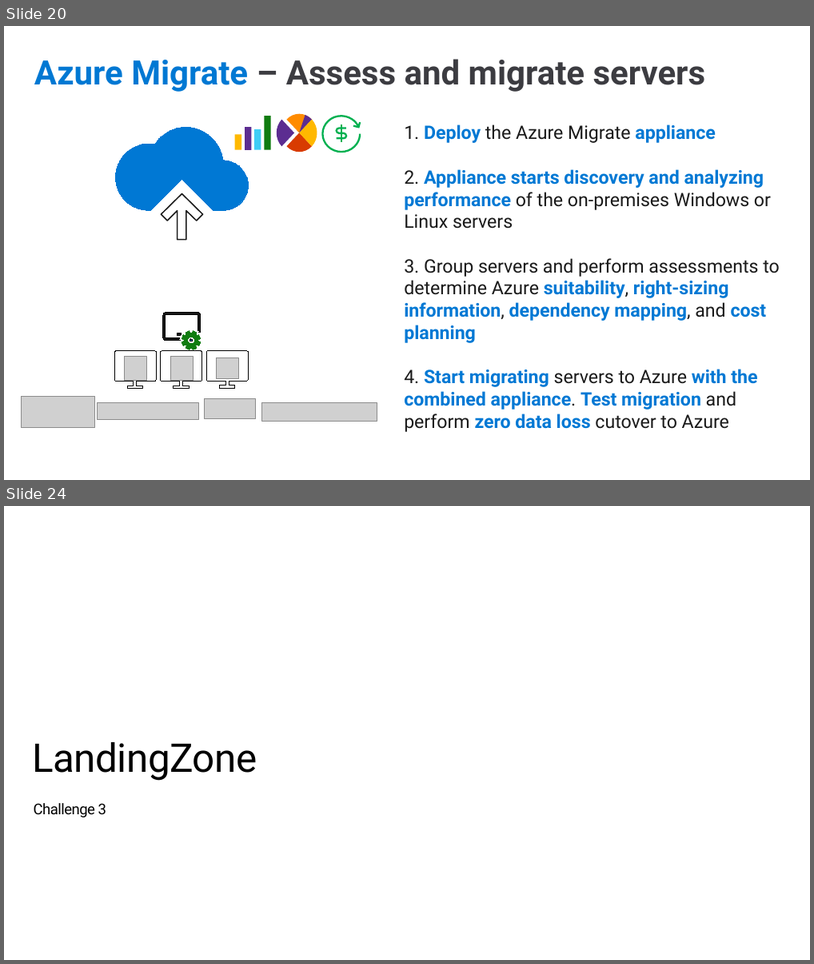
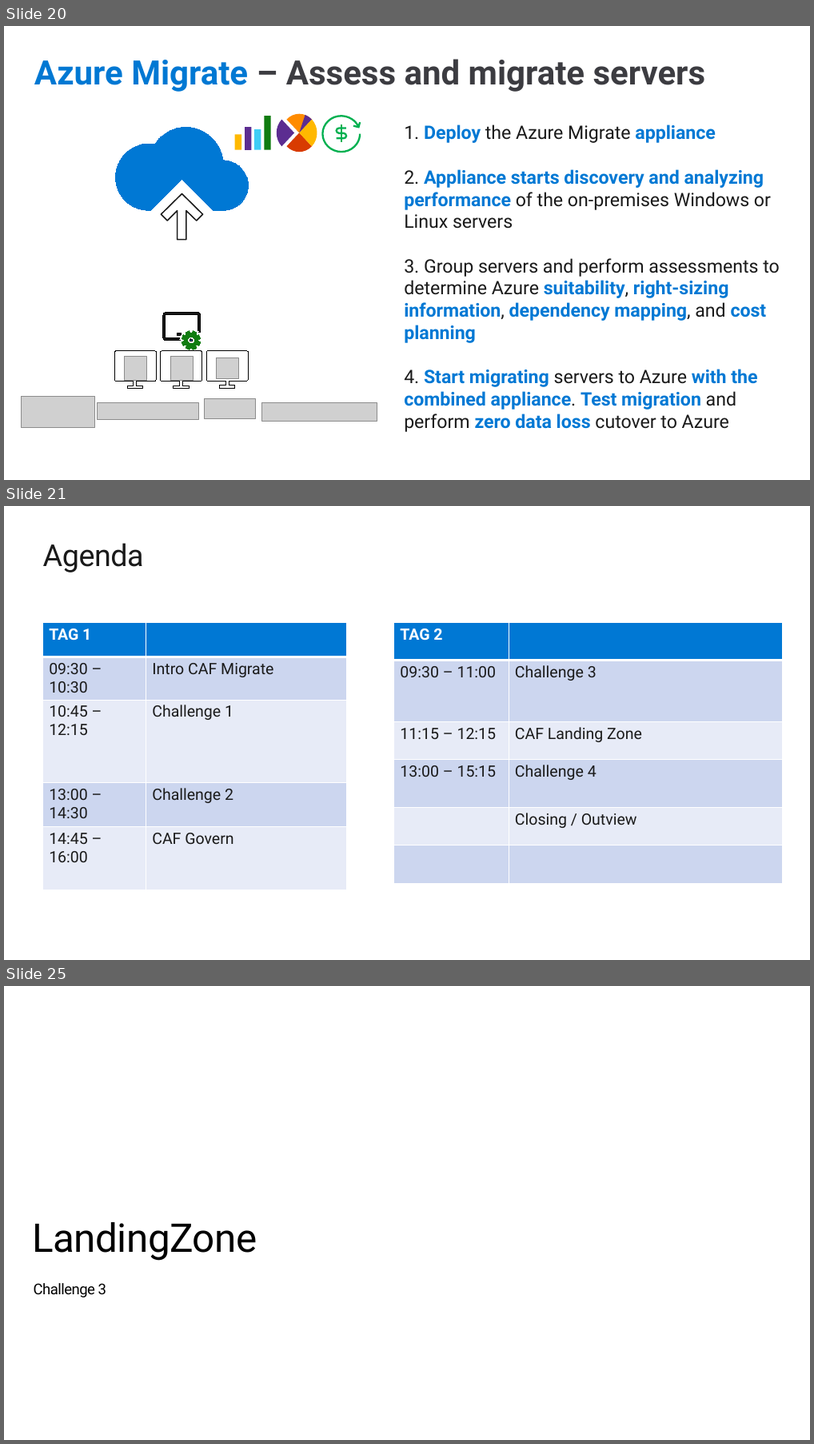
Before and after one commit to caf-expert/CAF-Hackathon-Migration, a slide deck: sources/WalkingDeck-CAF-Migrate.pptx. Shown one above the other, each under a label of ours: slides 20 and 24 before the commit, slides 20, 21 and 25 after it; the slides between them are not shown. The pictures are 814x964 and 814x1444 pixels, drawn with LibreOffice and Linux fonts; fonts in the diff are those of the drawing; grey boxes stand for pictures; background and template pictures are left out. Boxes give left, top, right and bottom in pixels: in the first picture for what was removed or moved away, otherwise in the second. Text is boxed around its words. In the diff, an @@ line names an element or a change of style, - is before the commit and + after.

```diff
--- a/sources/WalkingDeck-CAF-Migrate.pptx
+++ b/sources/WalkingDeck-CAF-Migrate.pptx
@@ slide 21 added at <box>4,506,810,960</box>, background #FFFFFF @@
@@ title added at <box>43,543,144,572</box>, 36.7 pt, text #1A1A1A @@
+Agenda
@@ table added at <box>43,622,346,882</box>, 5 rows, 2 columns @@
+TAG 1 | 
+09:30 – 10:30 | Intro CAF Migrate
+10:45 – 12:15 | Challenge 1
+13:00 – 14:30 | Challenge 2
+14:45 – 16:00 | CAF Govern
@@ table added at <box>394,622,783,883</box>, 6 rows, 2 columns @@
+TAG 2 | 
+09:30 – 11:00 | Challenge 3
+11:15 – 12:15 | CAF Landing Zone
+13:00 – 15:15 | Challenge 4
+ | Closing / Outview
+ | 
@@ what was slide 24 is now slide 25 @@
```
Also in this commit, not shown: 4 slides changed, 1 other slide added, 1 slide removed.
